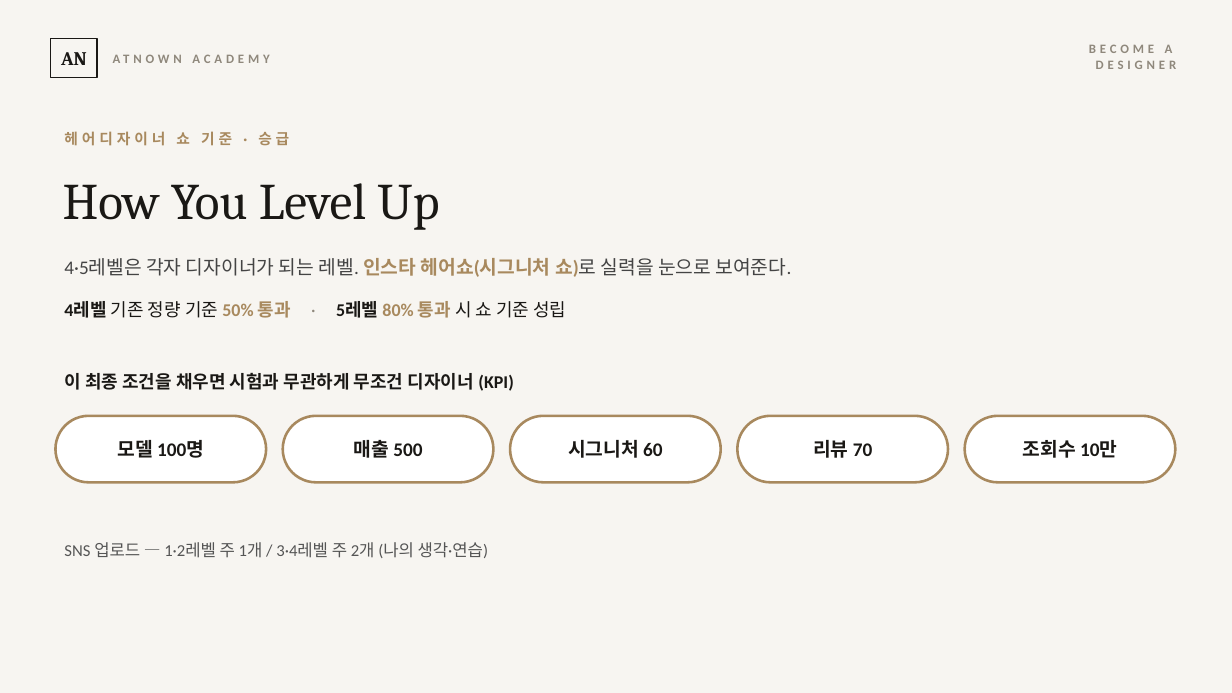
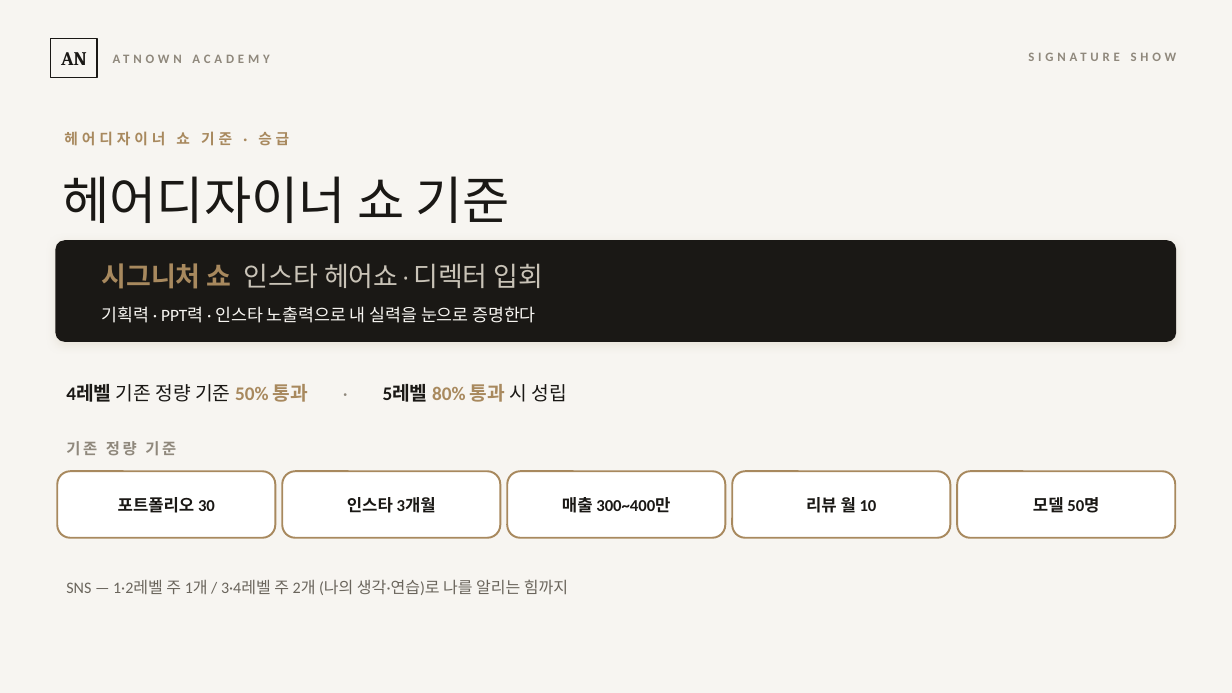
Before and after one commit to cksghrj22-bot/-, a slide deck: slide 7 of content/교육/2026-07-23_교육시스템_정본/시즈_오리엔테이션.pptx. Drawn at 1232x693 pixels with LibreOffice and Linux fonts; fonts in the diff are those of the drawing. Boxes give left, top, right and bottom in pixels: in the first picture for what was removed or moved away, otherwise in the second. Text is boxed around its words. In the diff, an @@ line names an element or a change of style, - is before the commit and + after.

```diff
--- a/content/교육/2026-07-23_교육시스템_정본/시즈_오리엔테이션.pptx
+++ b/content/교육/2026-07-23_교육시스템_정본/시즈_오리엔테이션.pptx
@@ text at (1089, 44, 1177, 69): text changed @@
-BECOME A DESIGNER
+SIGNATURE SHOW
@@ text at (63, 176, 510, 223): text changed @@
-How You Level Up
+헤어디자이너 쇼 기준
@@ rounded rectangle added at (55, 240, 1177, 342), fill #1A1815 @@
@@ text at (101, 263, 544, 289): text changed; size 15 to 21 pt; font Calibri to Cambria; text colour #444444 to #C9C3B7 @@
-4·5레벨은 각자 디자이너가 되는 레벨. 인스타 헤어쇼(시그니처 쇼)로 실력을 눈으로 보여준다.
+시그니처 쇼 인스타 헤어쇼 · 디렉터 입회
@@ text at (101, 306, 535, 323): text changed; size 14 to 13.5 pt; text colour #1A1815 to #F7F5F1; bold off @@
-이 최종 조건을 채우면 시험과 무관하게 무조건 디자이너 (KPI)
+기획력 · PPT력 · 인스타 노출력으로 내 실력을 눈으로 증명한다
@@ text at (66, 384, 567, 405): text changed; size 14 to 15 pt @@
-4레벨 기존 정량 기준 50% 통과 · 5레벨 80% 통과 시 쇼 기준 성립
+4레벨 기존 정량 기준 50% 통과 · 5레벨 80% 통과 시 성립
@@ rounded rectangle removed at (55, 416, 266, 482) @@
@@ text added at (66, 441, 176, 456), 12 pt, text #8F887C, bold @@
+기존 정량 기준
@@ text removed at (354, 440, 422, 458) @@
-매출 500
@@ text removed at (568, 440, 662, 458) @@
-시그니처 60
@@ text removed at (1023, 440, 1117, 458) @@
-조회수 10만
@@ rounded rectangle: place and size @@
-rounded rectangle at (283, 416, 494, 482)
+rounded rectangle at (57, 471, 275, 538)
@@ rounded rectangle: place and size @@
-rounded rectangle at (510, 416, 721, 482)
+rounded rectangle at (283, 471, 501, 538)
@@ rounded rectangle: place and size @@
-rounded rectangle at (738, 416, 948, 482)
+rounded rectangle at (507, 471, 726, 538)
@@ outline #A8895E 2 pt to #A8895E 1.5 pt; proportions changed in 4 elements at (57, 471, 275, 538), (283, 471, 501, 538), (507, 471, 726, 538), (732, 471, 950, 538) @@
@@ rounded rectangle: place and size @@
-rounded rectangle at (965, 416, 1176, 482)
+rounded rectangle at (732, 471, 950, 538)
@@ rounded rectangle added at (958, 471, 1176, 538), fill #FFFFFF, outline #A8895E 1.5 pt @@
@@ text added at (118, 497, 215, 513), 13 pt, text #1A1815, bold @@
+포트폴리오 30
@@ text added at (347, 497, 436, 515), 13 pt, text #1A1815, bold @@
+인스타 3개월
@@ text added at (562, 497, 670, 513), 13 pt, text #1A1815, bold @@
+매출 300~400만
@@ text at (806, 494, 877, 516): text changed; size 15 to 13 pt @@
-리뷰 70
+리뷰 월 10
@@ text at (1033, 497, 1099, 513): text changed; size 15 to 13 pt @@
-모델 100명
+모델 50명
@@ text at (66, 579, 568, 595): text changed; size 13 to 12.5 pt; text colour #555555 to #6A655C @@
-SNS 업로드 — 1·2레벨 주 1개 / 3·4레벨 주 2개 (나의 생각·연습)
+SNS — 1·2레벨 주 1개 / 3·4레벨 주 2개 (나의 생각·연습)로 나를 알리는 힘까지
```
Also in this commit, not shown: 2 other slides changed.
